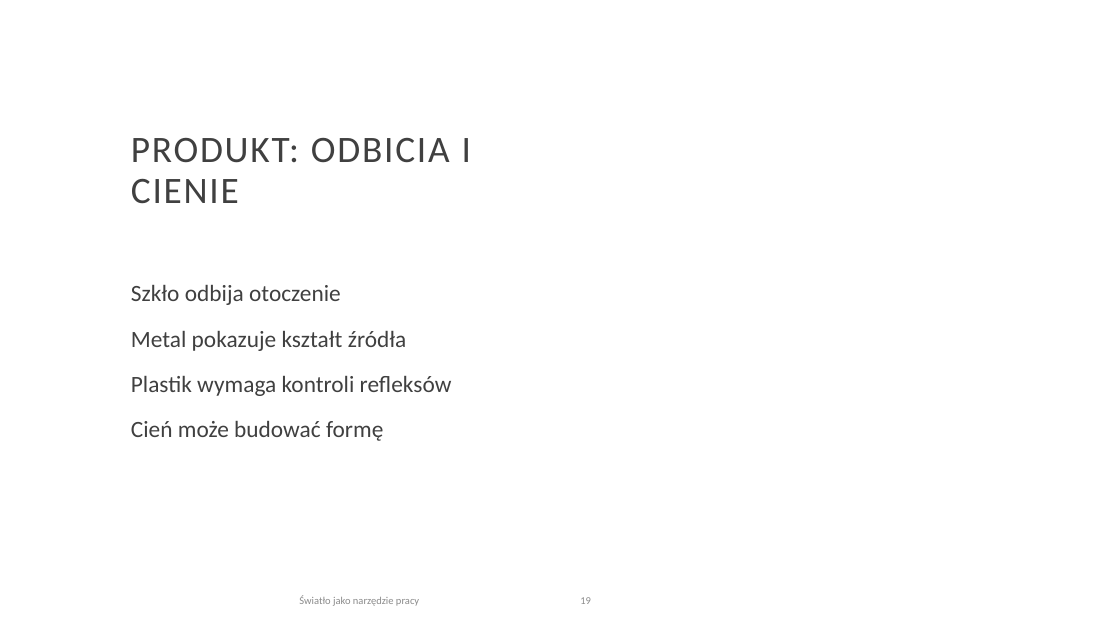
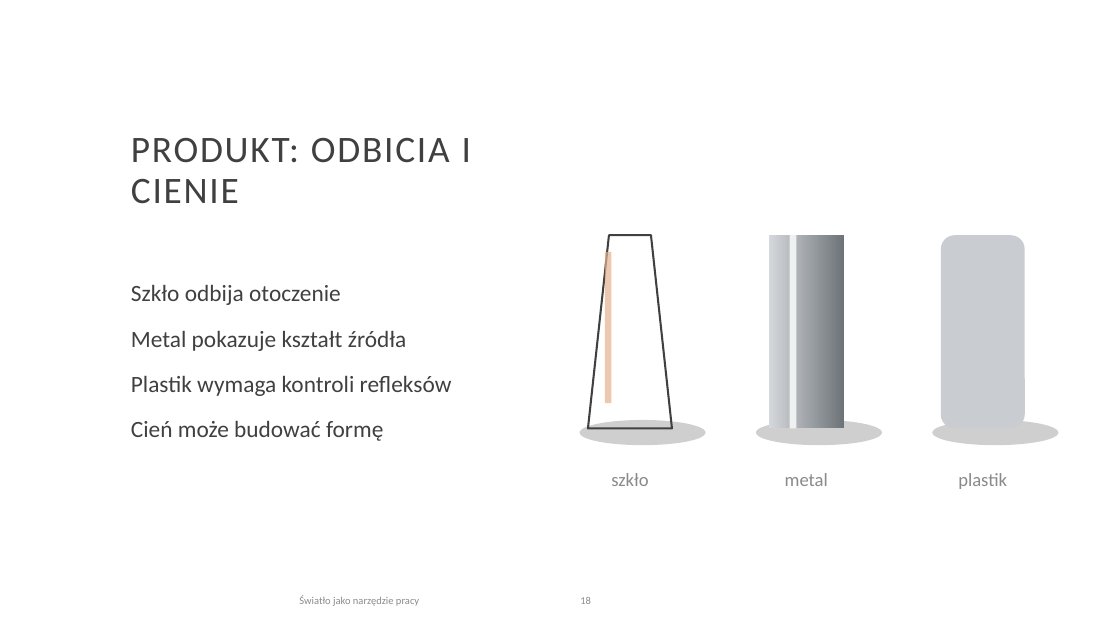
Before and after one commit to kontakt334/4eyes, a slide deck: slide 18 of projekty/warsztaty-beauty-product/swiatlo-jako-narzedzie-pracy-v2.pptx (slide 19 before the commit). Drawn at 1120x630 pixels with LibreOffice and Linux fonts; fonts in the diff are those of the drawing; background and template pictures are left out. Boxes give left, top, right and bottom in pixels: in the first picture for what was removed or moved away, otherwise in the second. Text is boxed around its words. In the diff, an @@ line names an element or a change of style, - is before the commit and + after.

```diff
--- a/projekty/warsztaty-beauty-product/swiatlo-jako-narzedzie-pracy-v2.pptx
+++ b/projekty/warsztaty-beauty-product/swiatlo-jako-narzedzie-pracy-v2.pptx
@@ trapezoid added at [588, 235, 672, 429], outline #404040 1.75 pt @@
@@ rectangle added at [769, 235, 844, 429], fill gradient #D5D8DC to #6E7378 @@
@@ rectangle added at [790, 235, 797, 429], fill #FFFFFF at 80% opacity @@
@@ rounded rectangle added at [941, 235, 1025, 429], fill #C9CDD2 @@
@@ rectangle added at [605, 252, 612, 403], fill #E3B18D at 70% opacity @@
@@ ellipse added at [580, 420, 706, 445], fill #404040 at 25% opacity @@
@@ ellipse added at [756, 420, 882, 445], fill #404040 at 25% opacity @@
@@ ellipse added at [933, 420, 1059, 445], fill #404040 at 25% opacity @@
@@ text added at [611, 473, 648, 486], 16 pt, text #8A8A8A @@
+szkło
@@ text added at [785, 473, 828, 486], 16 pt, text #8A8A8A @@
+metal
@@ text added at [958, 473, 1007, 489], 16 pt, text #8A8A8A @@
+plastik
```
Also in this commit, not shown: 9 other slides changed, 1 slide removed, 2 other files.
